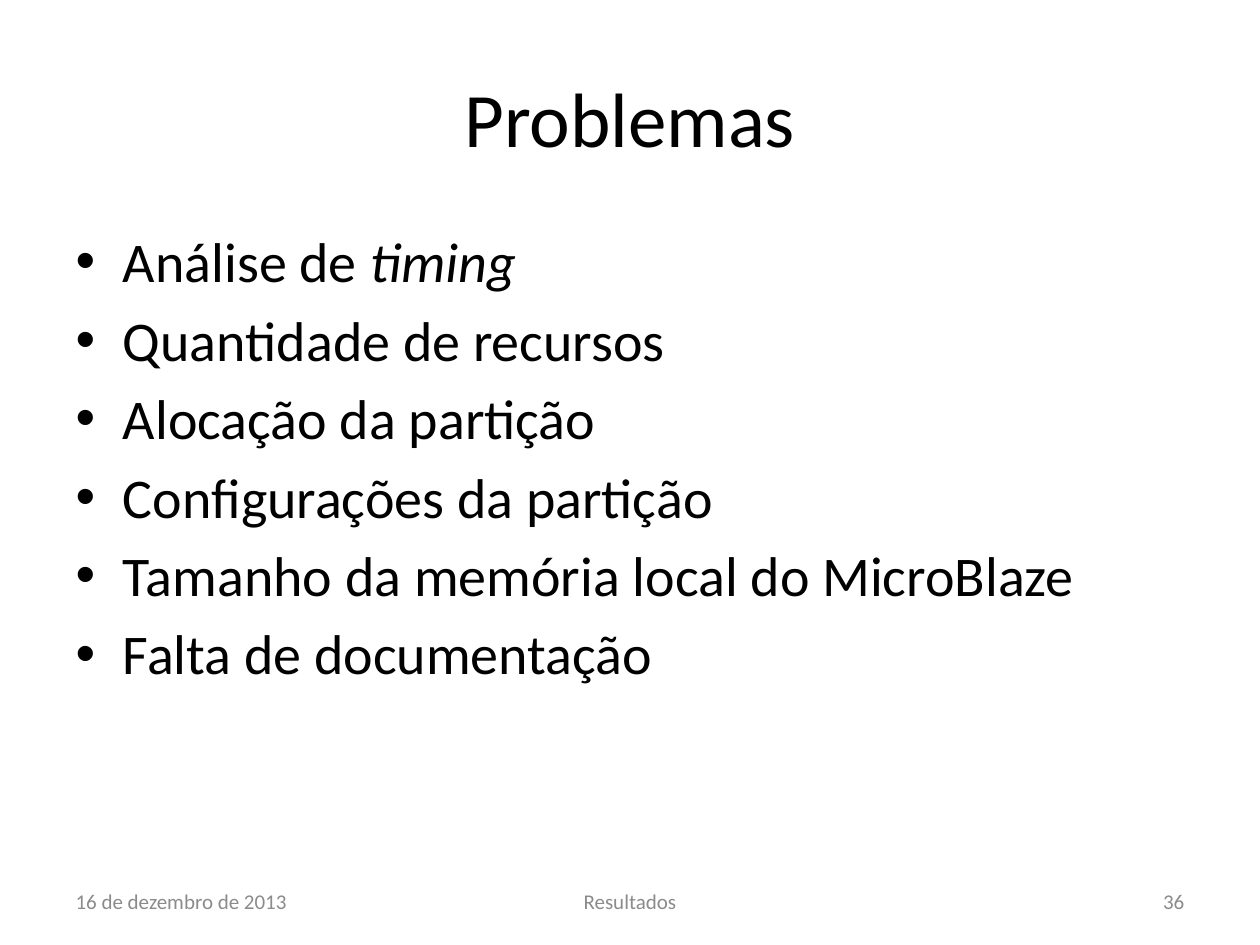
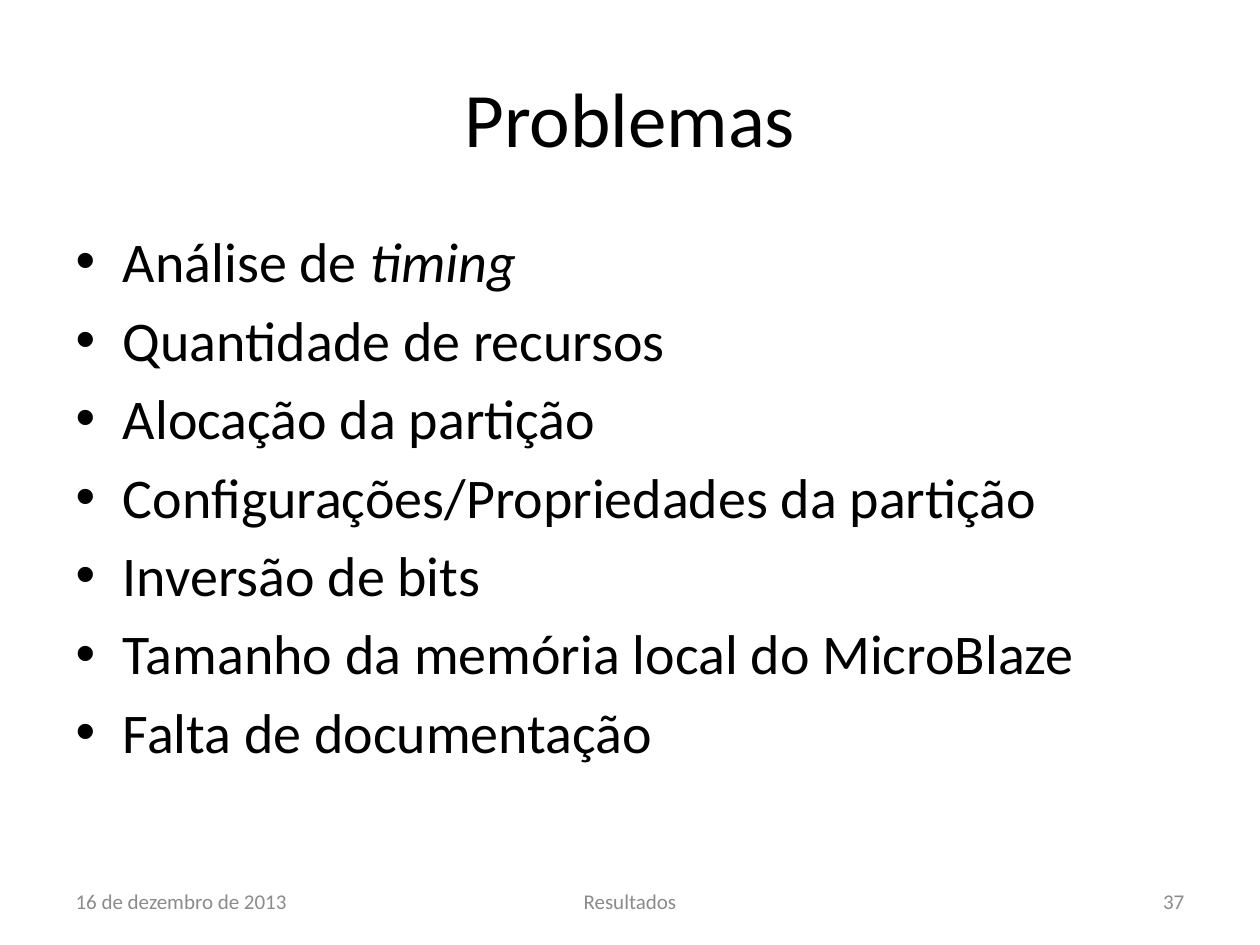
Before and after one commit to lsoliveira459/tg2, a slide deck: slide 37 of Apresentação/Estudo e Implementação de Reconfiguração Dinâmica.pptx (slide 36 before the commit). Drawn at 1260x945 pixels with LibreOffice and Linux fonts; fonts in the diff are those of the drawing; background and template pictures are left out. Boxes give left, top, right and bottom in pixels: in the first picture for what was removed or moved away, otherwise in the second. Text is boxed around its words. In the diff, an @@ line names an element or a change of style, - is before the commit and + after.

```diff
--- a/Apresentação/Estudo e Implementação de Reconfiguração Dinâmica.pptx
+++ b/Apresentação/Estudo e Implementação de Reconfiguração Dinâmica.pptx
@@ text at (123,479,1036,597): text changed @@
-• Configurações da partição
+• Configurações/Propriedades da partição
+• Inversão de bits
@@ page number at (1163,895,1184,909): text changed @@
-36
+37
```
Also in this commit, not shown: 1 other slide changed, 1 slide added, 3 other files.
